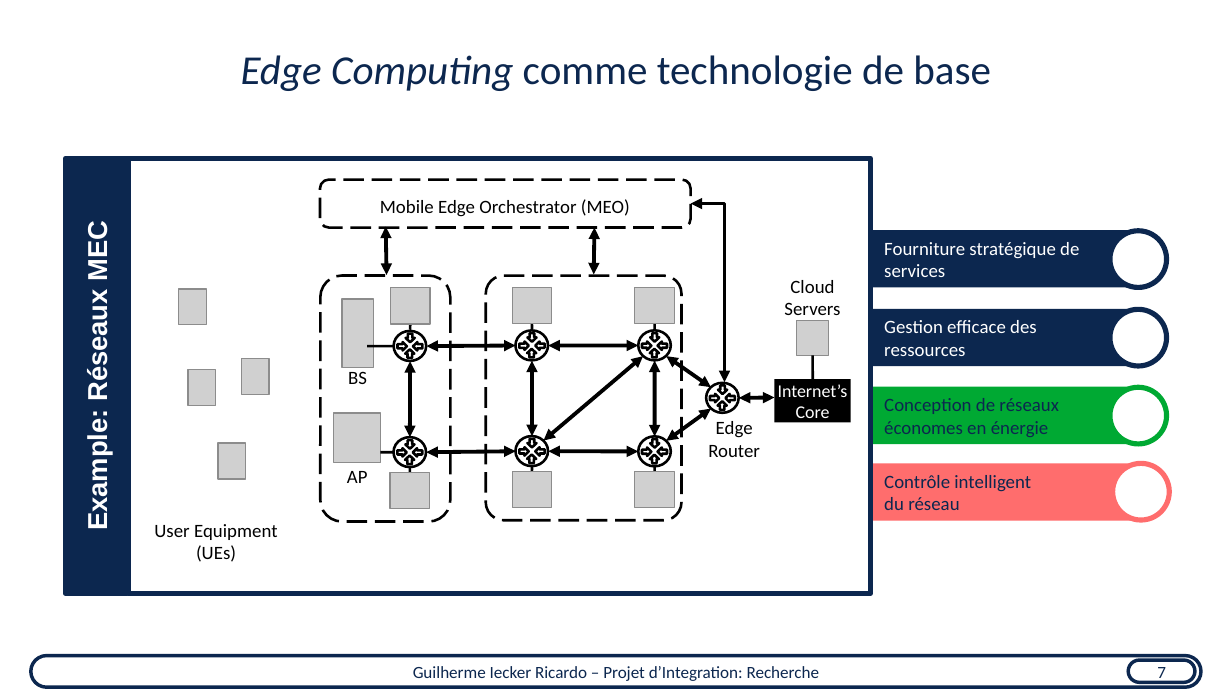
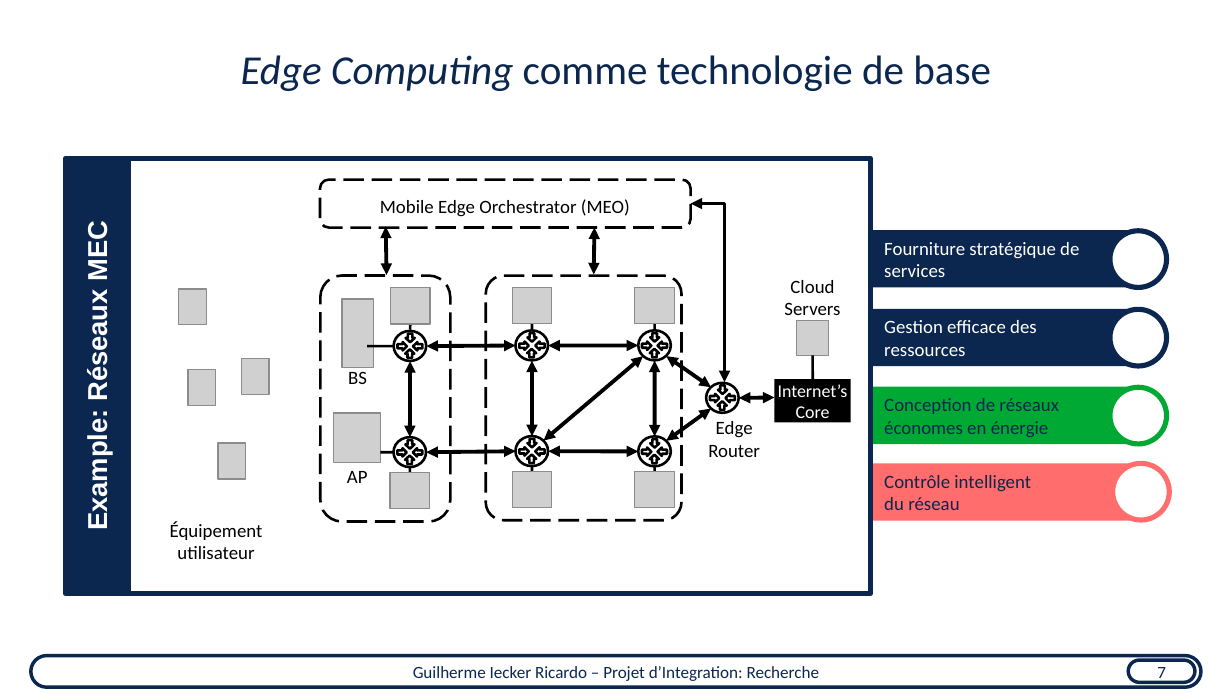
Before and after one commit to guilhermeir/mcf, a slide deck: slide 8 of toulouse_audition.odp. Drawn at 1232x694 pixels with LibreOffice and Linux fonts; fonts in the diff are those of the drawing; grey boxes stand for pictures. Boxes give left, top, right and bottom in pixels: in the first picture for what was removed or moved away, otherwise in the second. Text is boxed around its words. In the diff, an @@ line names an element or a change of style, - is before the commit and + after.

```diff
--- a/toulouse_audition.odp
+++ b/toulouse_audition.odp
@@ text at (x1=170, y1=521, x2=263, y2=559): text changed @@
-User Equipment (UEs)
+Équipement utilisateur
```
Also in this commit, not shown: 4 other slides changed, 1 slide added, 2 slides removed, 1 other file.
